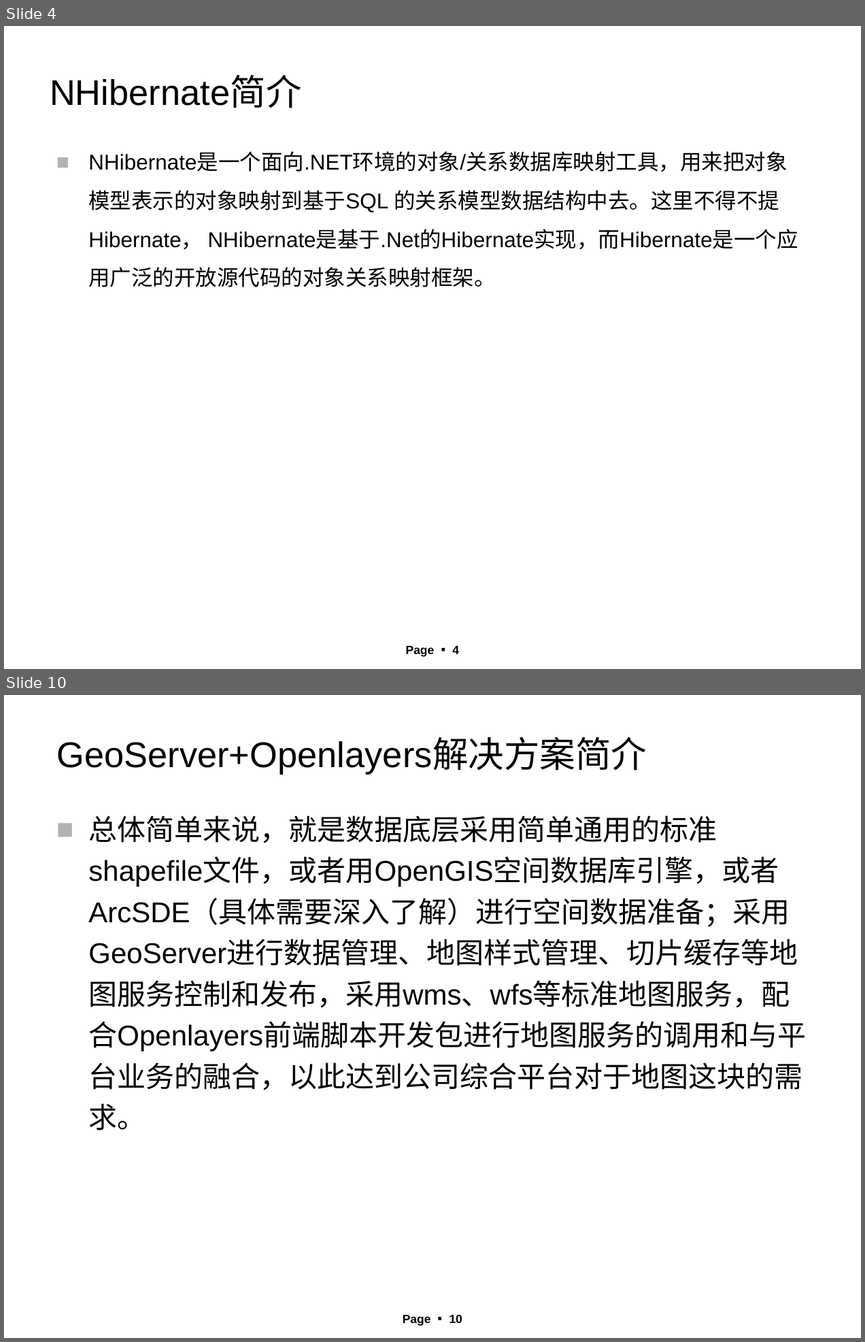
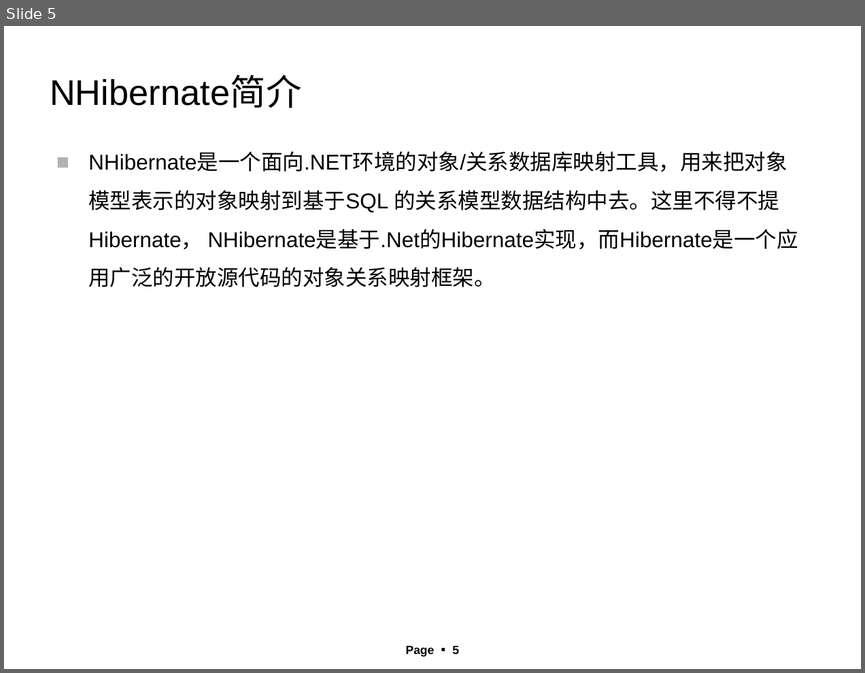
Before and after one commit to angrywindsoffice/anrgywindsPerson, a slide deck: Data Persistence Framework Pre-Research.ppt. Shown one above the other, each under a label of ours: slides 4 and 10 before the commit, slide 5 after it; the slides between them are not shown. The pictures are 865x1342 and 865x673 pixels, drawn with LibreOffice and Linux fonts; fonts in the diff are those of the drawing; background and template pictures are left out. Boxes give left, top, right and bottom in pixels: in the first picture for what was removed or moved away, otherwise in the second. Text is boxed around its words. In the diff, an @@ line names an element or a change of style, - is before the commit and + after.

```diff
--- a/Data Persistence Framework Pre-Research.ppt
+++ b/Data Persistence Framework Pre-Research.ppt
@@ slide 10 removed at (4,695,861,1338), background picture (left out); not listed: 1 template element that a slide beside it also shows @@
@@ title removed at (56,739,647,775) @@
-GeoServer+Openlayers解决方案简介
@@ text removed at (88,815,806,1130) @@
-■ 总体简单来说，就是数据底层采用简单通用的标准shapefile文件，或者用OpenGIS空间数据库引擎，或者ArcSDE（具体需要深入了解）进行空间数据准备；采用GeoServer进行数据管理、地图样式管理、切片缓存等地图服务控制和发布，采用wms、wfs等标准地图服务，配合Openlayers前端脚本开发包进行地图服务的调用和与平台业务的融合，以此达到公司综合平台对于地图这块的需求。
@@ what was slide 4 is now slide 5 @@
@@ page number at (406,645,459,656): text changed @@
-Page ▪ 4
+Page ▪ 5
```
Also in this commit, not shown: 1 slide changed, 4 slides added, 7 other slides removed.
